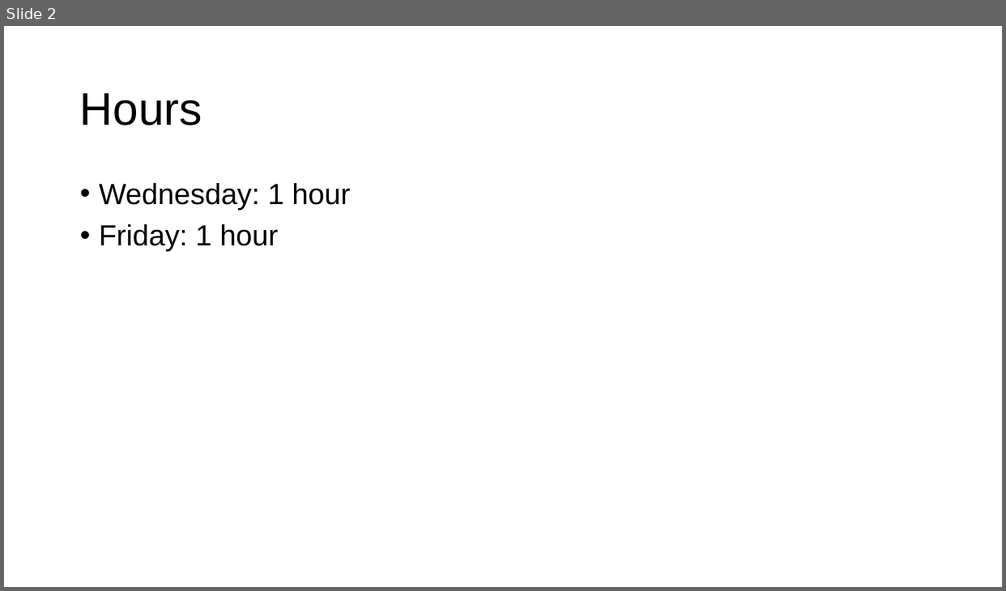
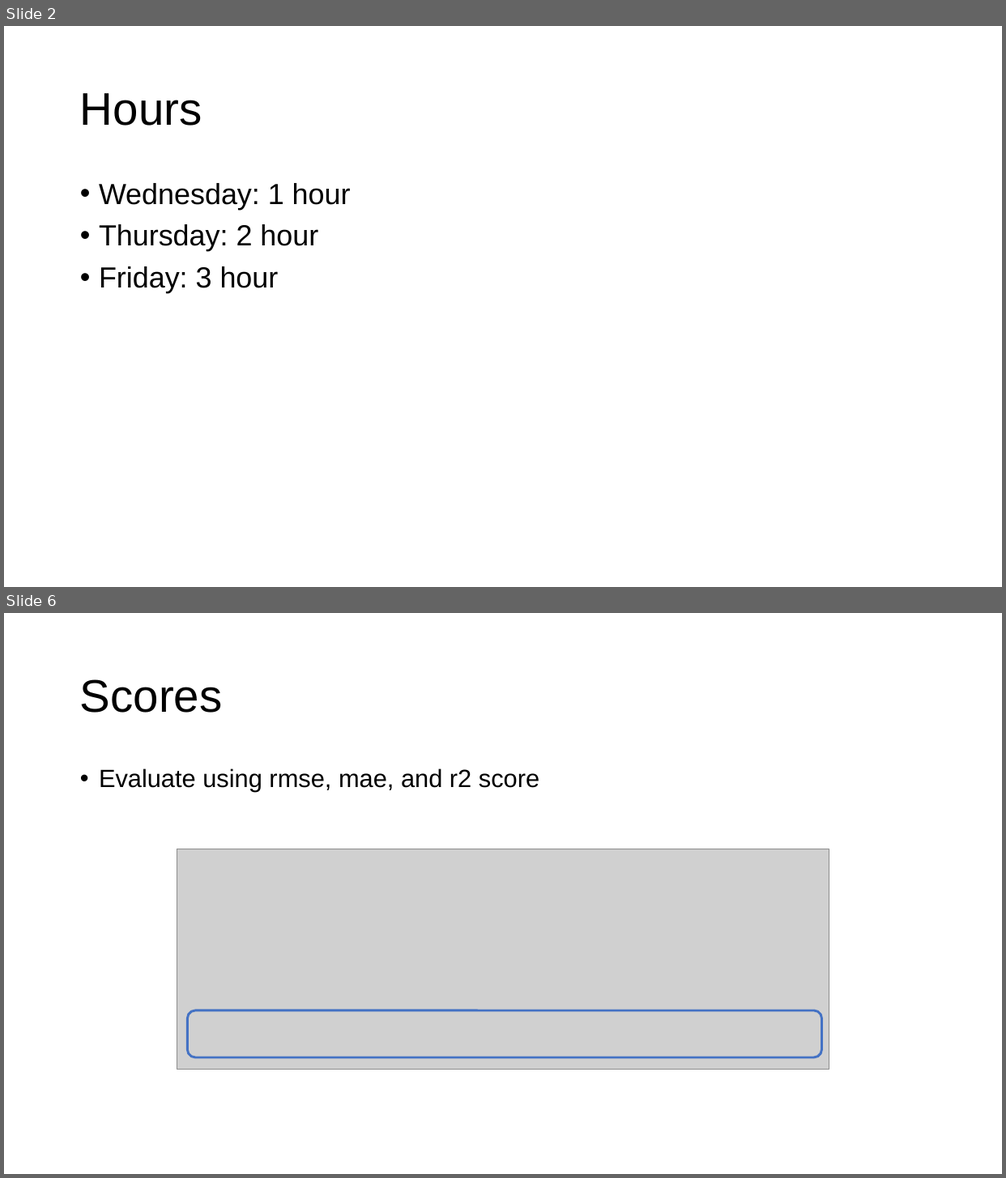
Before and after one commit to Top34051/foundry-model, a slide deck: slides/2021_03_05_Burapacheep.pptx. Shown one above the other, each under a label of ours: slide 2 before the commit, slides 2 and 6 after it; the slides between them are not shown. The pictures are 1006x591 and 1006x1178 pixels, drawn with LibreOffice and Linux fonts; fonts in the diff are those of the drawing; grey boxes stand for pictures. Boxes give left, top, right and bottom in pixels: in the first picture for what was removed or moved away, otherwise in the second. Text is boxed around its words. In the diff, an @@ line names an element or a change of style, - is before the commit and + after.

```diff
--- a/slides/2021_03_05_Burapacheep.pptx
+++ b/slides/2021_03_05_Burapacheep.pptx
@@ slide 6 added at (4, 613, 1002, 1174), background #FFFFFF @@
@@ title added at (80, 679, 223, 713), 44 pt, text #000000 @@
+Scores
@@ text added at (99, 769, 539, 792), 24 pt, text #000000 @@
+• Evaluate using rmse, mae, and r2 score
@@ picture added at (177, 850, 829, 1070) @@
@@ rounded rectangle added at (187, 1011, 821, 1058), outline #4472C4 2.25 pt @@
@@ slide 2 changed as well @@
@@ text at (99, 224, 318, 293): text changed @@
-• Friday: 1 hour
+• Thursday: 2 hour
+• Friday: 3 hour
```
Also in this commit, not shown: 1 other slide changed, 4 other slides added, 7 slides removed, 4 other files.
